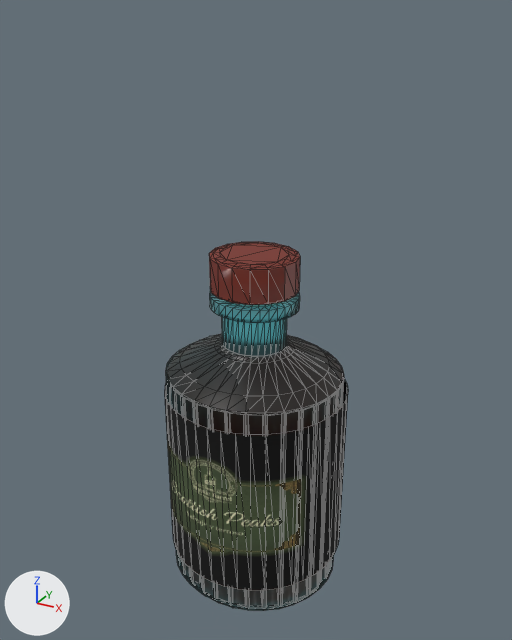
Two versions of the glTF model Tienda/Models3D/ScottishPeaks3D.glb, one commit apart.
Before and after are seen from a camera (50 mm lens) standing at (2.75, -4.96, 3.49) and looking at (-0.04, 0.1, 0.96). The axes (+X, +Y, +Z) are drawn at lower left. The lights are the same throughout. Mesh edges are drawn as thin lines. Where no turn or scale is listed for an object, it has been applied to the vertices. Vertices at the same position are counted once.
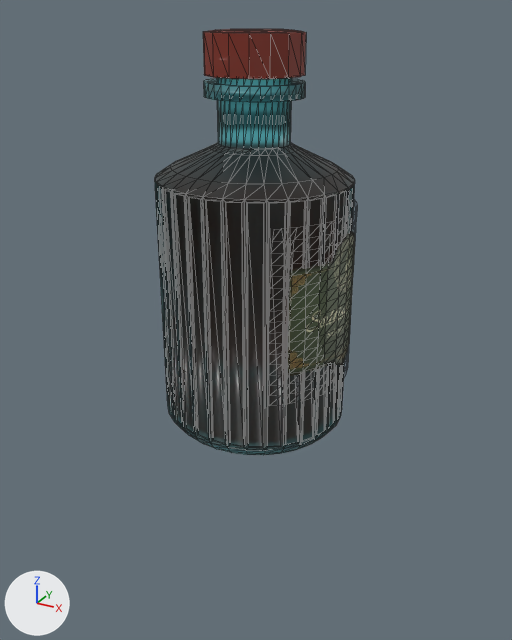
What differs and where, as boxes (x1, y1, x2, y2) in the pictures (512 x 640 px):
'Cylinder.001', reshaped, moved: before (209, 242, 300, 305); after (155, 29, 355, 455)
'Cylinder.002', deleted: before (165, 378, 348, 591)
'Cylinder', deleted: before (166, 290, 344, 611)
'Scottish_Peaks', added: after (288, 231, 355, 376)
part 1 of me_cylinder_004, added: after (155, 78, 355, 455)

Diff of the bpy script that builds the scene:
```diff
--- a/Tienda/Models3D/ScottishPeaks3D.glb.py
+++ b/Tienda/Models3D/ScottishPeaks3D.glb.py
@@ mat_material_001 @@
+mat_material_001 = principled_material('Material.001')
+mat_material_001.base_color = (0.232, 0.0258, 0.0109)  # red #842d1b
+mat_material_001.alpha = 0.889
@@ mat_scottish_peaks @@
+mat_scottish_peaks = principled_material('Scottish_Peaks')
+mat_scottish_peaks.texture = img_scottish_peaks  # with its transparency
@@ me_cylinder_004 @@
 # used by ob_cylinder_001; location = (0.25, 0.71, -0.83)
-me_cylinder_004.from_pydata(...)  # 192 vertices, 334 faces; spans x -1.02..0.51, y -1.44..0.0, z -0.77..2.44
-me_cylinder_004.materials.append(mat_material_003)  # red #842d1b
+me_cylinder_004.from_pydata(...)  # 896 vertices, 1708 faces; spans x -1.05..0.56, y -1.47..0.04, z -0.88..2.44
+# me_cylinder_004 part 1: a new loose piece of 704 vertices spanning x -1.05..0.56, y -1.47..0.04, z -0.88..2.24, in mat_glass (cyan #7bf4ff)
+me_cylinder_004.materials.append(mat_material_001)  # red #842d1b
+me_cylinder_004.materials.append(mat_glass)  # cyan #7bf4ff
@@ me_scottish_peaks @@
+me_scottish_peaks.from_pydata(...)  # 289 vertices, 512 faces; spans x -0.337..0.023, y -0.648..0.645, z -0.72..0.72
+me_scottish_peaks.materials.append(mat_scottish_peaks)  # picture img_scottish_peaks
@@ ob_cylinder @@
-ob_cylinder = bpy.data.objects.new('Cylinder', me_cylinder_003)
-ob_cylinder.location = (0.0, 0.0, 0.38)
@@ ob_cylinder_001 @@
 ob_cylinder_001 = bpy.data.objects.new('Cylinder.001', me_cylinder_004)
-ob_cylinder_001.location = (0.25, 0.71, -0.83)
+ob_cylinder_001.location = (0.25, 0.71, 0.9)
@@ ob_cylinder_002 @@
-ob_cylinder_002 = bpy.data.objects.new('Cylinder.002', me_cylinder_001)
-ob_cylinder_002.location = (-0.01, 0.05, -0.49)
@@ ob_scottish_peaks @@
+ob_scottish_peaks = bpy.data.objects.new('Scottish_Peaks', me_scottish_peaks)
+ob_scottish_peaks.location = (0.82, 0.0, 1.33)
```
